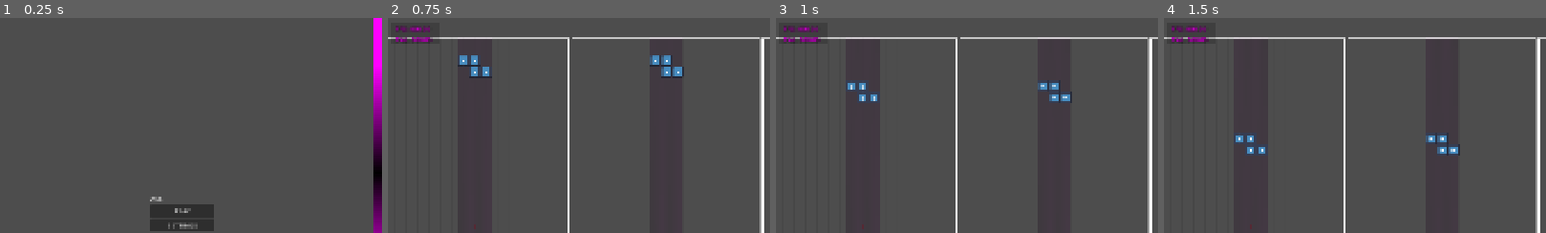
Above: before the commit, frames 1-4 (left to right).
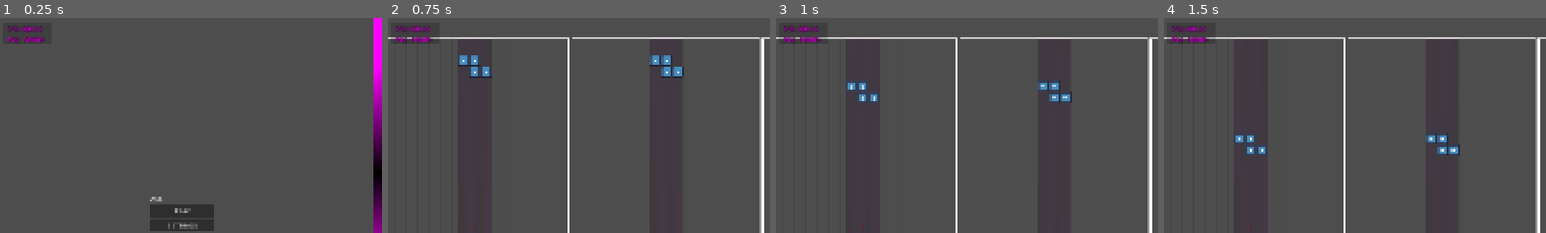
Above: after the commit, the same moments.

Repository: dogeMcdogeface/tower-game
Game: Godot game, scene res://view_manager.tscn
Two runs of this game, one before a commit and one after it. Both use one fixed random seed, a clock stepped at 60 frames per second and the inputs below. The engine's default icon, where the game draws it, is replaced by a stand-in: a white triangle on a blue panel in a dark square.
Inputs:
- Up to frame 1 (0.25 s): no input
- Up to frame 2 (0.75 s): click "PLAY" at 0.5 s
- Up to frame 3 (1 s): no input
- Up to frame 4 (1.5 s): click "A" at 1.25 s
The pictures show only the part of the screen within x 1-51%, y 2-52%; the shares and areas given below are measured in that part.

The runs differ from the first frame. In frame 1, 0.4% of the frame differs, in the area x 2-12%, y 3-12%; in frame 2, nothing differs; in frame 3, nothing differs; in frame 4, nothing differs.

Commit message:
moved fps overlay to main ui manager

Diff:
--- a/view_manager.tscn
+++ b/view_manager.tscn
@@ -1,10 +1,16 @@
-[gd_scene load_steps=6 format=3 uid="uid://cilcg2jxe23wn"]
+[gd_scene load_steps=8 format=3 uid="uid://cilcg2jxe23wn"]
 
 [ext_resource type="Script" uid="uid://bv1co4bayalau" path="res://view_manager.gd" id="1_oks7v"]
 [ext_resource type="PackedScene" uid="uid://dx66gtytendl0" path="res://view_tower_builder.tscn" id="2_bvfnh"]
 [ext_resource type="PackedScene" uid="uid://u13h80w1femx" path="res://views/menus/menu_main.tscn" id="3_bvfnh"]
 [ext_resource type="PackedScene" uid="uid://dwxf3aa4gdtyk" path="res://views/menus/menu_test_controllers.tscn" id="4_cyya4"]
 [ext_resource type="PackedScene" uid="uid://cy6j4hvbb7810" path="res://grid_container_player_icons.tscn" id="5_850fj"]
+[ext_resource type="Script" uid="uid://cpf40376fwyis" path="res://label_fps.gd" id="6_850fj"]
+
+[sub_resource type="LabelSettings" id="LabelSettings_g1dxm"]
+font_color = Color(1, 0, 1, 1)
+outline_size = 3
+outline_color = Color(0, 0, 0, 1)
 
 [node name="view_manager" type="Node"]
 script = ExtResource("1_oks7v")
@@ -35,3 +41,28 @@
 [node name="overlays" type="Node" parent="."]
 
 [node name="GridContainer_player_icons" parent="overlays" instance=ExtResource("5_850fj")]
+
+[node name="ColorRect" type="ColorRect" parent="overlays"]
+offset_left = 30.0
+offset_top = 29.0
+offset_right = 147.0
+offset_bottom = 82.0
+color = Color(0, 0, 0, 0.172549)
+
+[node name="Label_fps" type="Label" parent="overlays/ColorRect"]
+layout_mode = 1
+anchors_preset = 8
+anchor_left = 0.5
+anchor_top = 0.5
+anchor_right = 0.5
+anchor_bottom = 0.5
+offset_left = -50.0
+offset_top = -24.5
+offset_right = 50.0
+offset_bottom = 24.5
+grow_horizontal = 2
+grow_vertical = 2
+text = "FPS: 000.000
+1%L: 000.000"
+label_settings = SubResource("LabelSettings_g1dxm")
+script = ExtResource("6_850fj")
--- a/view_tower_builder.tscn
+++ b/view_tower_builder.tscn
@@ -1,7 +1,6 @@
-[gd_scene load_steps=8 format=3 uid="uid://dx66gtytendl0"]
+[gd_scene load_steps=6 format=3 uid="uid://dx66gtytendl0"]
 
 [ext_resource type="PackedScene" uid="uid://dkah6rykgvye0" path="res://viewport_tower_builder.tscn" id="1_dsvxy"]
-[ext_resource type="Script" uid="uid://cpf40376fwyis" path="res://label_fps.gd" id="2_dk36c"]
 
 [sub_resource type="ViewportTexture" id="ViewportTexture_dsvxy"]
 viewport_path = NodePath("SubViewport")
@@ -14,11 +13,6 @@
 
 [sub_resource type="ViewportTexture" id="ViewportTexture_bbmbd"]
 viewport_path = NodePath("SubViewport")
-
-[sub_resource type="LabelSettings" id="LabelSettings_dk36c"]
-font_color = Color(1, 0, 1, 1)
-outline_size = 3
-outline_color = Color(0, 0, 0, 1)
 
 [node name="view_tower_builder" type="Control"]
 layout_mode = 3
@@ -62,32 +56,6 @@
 [node name="tower_builder" parent="GridContainer/Viewport_Tower_Builder4/SubViewport" index="0"]
 targetInput = 5
 
-[node name="ColorRect" type="ColorRect" parent="."]
-layout_mode = 0
-offset_left = 30.0
-offset_top = 29.0
-offset_right = 147.0
-offset_bottom = 82.0
-color = Color(0, 0, 0, 0.172549)
-
-[node name="Label_fps" type="Label" parent="ColorRect"]
-layout_mode = 1
-anchors_preset = 8
-anchor_left = 0.5
-anchor_top = 0.5
-anchor_right = 0.5
-anchor_bottom = 0.5
-offset_left = -50.0
-offset_top = -24.5
-offset_right = 50.0
-offset_bottom = 24.5
-grow_horizontal = 2
-grow_vertical = 2
-text = "FPS: 000.000
-1%L: 000.000"
-label_settings = SubResource("LabelSettings_dk36c")
-script = ExtResource("2_dk36c")
-
 [editable path="GridContainer/Viewport_Tower_Builder"]
 [editable path="GridContainer/Viewport_Tower_Builder2"]
 [editable path="GridContainer/Viewport_Tower_Builder3"]
Not shown, changed: addons/detail_time_tracker/record.json
